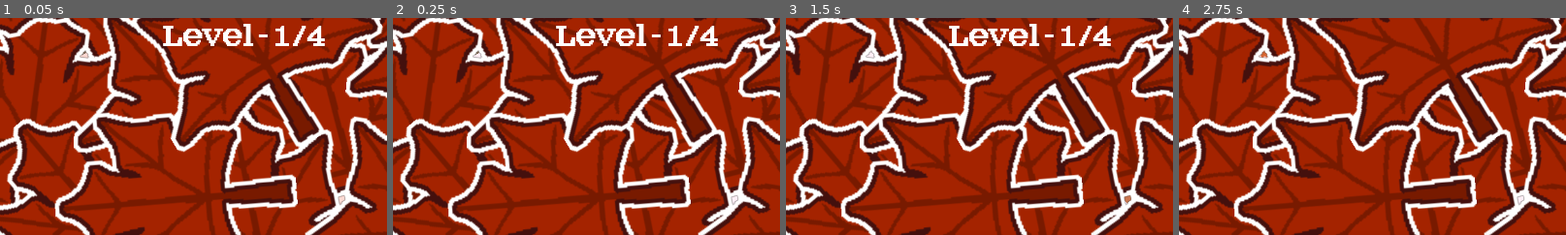
Above: before the commit, frames 1-4 (left to right).
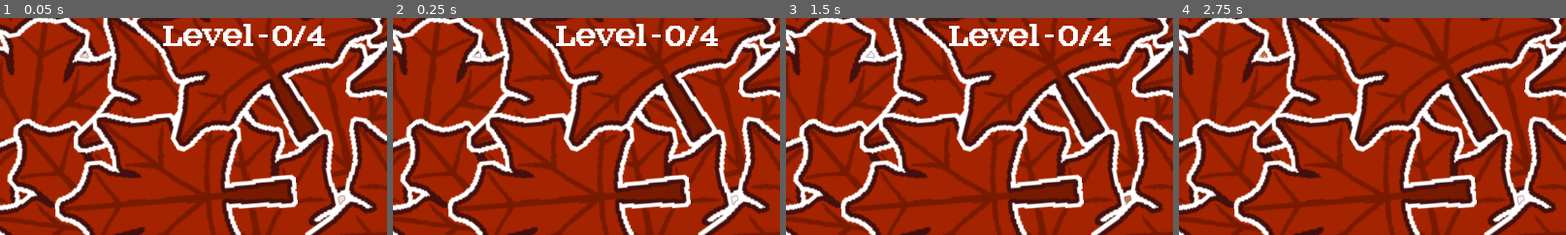
Above: after the commit, the same moments.

Repository: wewewer123/Cozy-Chaos-Fall-2025
Game: Godot game, scene res://scenes/world/Levels/Level4.tscn
Two runs of this game, one before a commit and one after it. Both use one fixed random seed, a clock stepped at 60 frames per second and the inputs below. This scene is started directly instead of the project's main scene.
Inputs (mouse positions are % of the whole screen's width and height, from its top left):
- Up to frame 1 (0.05 s): no input
- Up to frame 2 (0.25 s): no input
- Up to frame 3 (1.5 s): tap Enter at 0.5 s; move the mouse to (45, 70) at 0.52 s; hold D (right) from 0.53 s (still down); tap G (read_leaf) at 0.6 s; click (45, 70) at 0.67 s; tap H (read_lives) at 0.8, 1.35 s; tap Space at 1.25 s; move the mouse to (80, 65) at 1.27 s
- Up to frame 4 (2.75 s): tap G (read_leaf) at 1.55, 2.1 s; tap Enter at 2 s; move the mouse to (20, 35) at 2.02 s; release D (right) at 2.03 s; hold A (left) from 2.03 s (still down); tap H (read_lives) at 2.3 s
The pictures show only the part of the screen within x 19-68%, y 45-95%; the shares and areas given below are measured in that part.

The runs differ from the first frame. In frame 1, 0.3% of the frame differs, in the area x 70-76%, y 3-13%; in frame 2, 0.3%; in frame 3, 0.3%; in frame 4, nothing differs.

Commit message:
Clean Up Game Manager

Diff:
--- a/scripts/game/game_manager.gd
+++ b/scripts/game/game_manager.gd
@@ -1,7 +1,4 @@
 extends Node
-
-enum game_states { NULL, TUTORIAL, MENU, LEVEL1, LEVEL2, LEVEL3, LEVEL4, WIN }
-var _curren_game_state:game_states = game_states.NULL
 
 @export var transition:ITransition
 @export var mainMenuScene:PackedScene
@@ -13,16 +10,14 @@
 @export var winScene:PackedScene
 @export var ttsId:String
 
-var game_states_to_level
+enum game_states { NULL, TUTORIAL, MENU, LEVEL1, LEVEL2, LEVEL3, LEVEL4, WIN }
+var _curren_game_state:game_states = game_states.NULL
+var _game_states_to_level:Dictionary
 
-# scene related code
-var active_scene = null
+var _active_scene = null
 var _scene_container:Node = null
 
-var player:PlayerObject = null
-var curr_lane_spawner:Spawner = null
-var FIRST_LEVEL_INDEX = 1
-var current_level:int = FIRST_LEVEL_INDEX
+var current_level_index:int = 0
 
 var is_quickplay = false
 
@@ -31,7 +26,7 @@
 	if voices.size() > 0:
 		ttsId = voices[0].id
 
-	game_states_to_level = {
+	_game_states_to_level = {
 		game_states.NULL: null,
 		game_states.TUTORIAL: tutorial,
 		game_states.MENU: mainMenuScene,
@@ -44,21 +39,21 @@
 func _process(_delta: float) -> void:
 	if  Input.is_action_just_pressed("escape"):
 		return_to_main_menu()
+	if Input.is_action_just_pressed("next level"):
+		next_level()
 
-	if  Input.is_action_just_pressed("read_lives"):
-		var message = "You have "+str(player.curr_health)+" lives left."
-		DisplayServer.tts_speak(message, ttsId)
+func start_story_mode():
+	current_level_index = 0
+	is_quickplay = false
+	GameManager.set_state(game_states.TUTORIAL)
 
-	if  Input.is_action_just_pressed("read_leaf"):
-		var message = "You have collected "+str(player.leaf)+" leaves out of "+str(Globals.get_max_leaf_count())+"."
-		DisplayServer.tts_speak(message, ttsId)
-
-	if Input.is_action_just_pressed("next level"):
-		GameManager.next_level()
+func start_quickplay_mode():
+	current_level_index = 1
+	is_quickplay = true
+	GameManager.set_state(game_states.LEVEL1)
 
 func return_to_main_menu():
 	set_state(game_states.MENU)
-	current_level = FIRST_LEVEL_INDEX
 
 func set_scene_container(scene_container:Node) -> void:
 	assert( scene_container != null, "GameManager : scene_container must not be null")
@@ -72,7 +67,7 @@
 
 	await play_transition_fade_out_async()
 
-	var nextScene = game_states_to_level[new_state].instantiate()
+	var nextScene = _game_states_to_level[new_state].instantiate()
 	_set_new_scene.call_deferred(nextScene)
 
 func play_transition_fade_out_async():
@@ -84,20 +79,20 @@
 	await transition.faded_in
 
 func _set_new_scene(new_scene) -> void:
-	if active_scene != null:
-		active_scene.free()
-		active_scene = null
+	if _active_scene != null:
+		_active_scene.free()
+		_active_scene = null
 
-	active_scene = new_scene
-	_scene_container.add_child(active_scene)
+	_active_scene = new_scene
+	_scene_container.add_child(_active_scene)
 
 	await play_transition_fade_in_async()
 
 func next_level():
-	if current_level <= 3:
-		current_level += 1
+	if current_level_index <= 3:
+		current_level_index += 1
 
-		match  current_level:
+		match  current_level_index:
 			1:
 				set_state(GameManager.game_states.LEVEL1)
 			2:
--- a/scripts/player/player.gd
+++ b/scripts/player/player.gd
@@ -36,6 +36,12 @@
 		consume_movement(-1)
 	if Input.is_action_just_pressed("right"):
 		consume_movement(1)
+	if  Input.is_action_just_pressed("read_lives"):
+		var message = "You have "+str(curr_health)+" lives left."
+		DisplayServer.tts_speak(message, GameManager.ttsId)
+	if  Input.is_action_just_pressed("read_leaf"):
+		var message = "You have collected "+str(leaf)+" leaves out of "+str(Globals.get_max_leaf_count())+"."
+		DisplayServer.tts_speak(message, GameManager.ttsId)
 
 func consume_movement(direction: int) -> void:
 	var new_lane = curr_lane + sign(direction)
--- a/scripts/ui/menu.gd
+++ b/scripts/ui/menu.gd
@@ -11,14 +11,10 @@
 	get_tree().quit()
 
 func _on_start_pressed() -> void:
-	GameManager.current_level = 0
-	GameManager.is_quickplay = false
-	GameManager.set_state(GameManager.game_states.TUTORIAL)
+	GameManager.start_story_mode()
 
 func _on_visibility_changed() -> void:
 	$CenterContainer/MenuButtonList/Start.grab_focus()
 
 func _on_quickplay_pressed() -> void:
-	GameManager.current_level = 1
-	GameManager.is_quickplay = true
-	GameManager.set_state(GameManager.game_states.LEVEL1)
+	GameManager.start_quickplay_mode()
--- a/scripts/world/main.gd
+++ b/scripts/world/main.gd
@@ -11,10 +11,8 @@
 @onready var backgroundmusic:AudioStreamPlayer2D = $Backgroundmusic
 
 func _ready() -> void:
-	GameManager.player = player
-	GameManager.curr_lane_spawner = spawner
 
-	hud.init("Level - " + str(GameManager.current_level) + "/4")
+	hud.init("Level - " + str(GameManager.current_level_index) + "/4")
 	spawner.init(lane_object_parent, player_locator)
 	player.init(spawner)
 	player_locator.init(player)
--- a/scripts/world/tutorial.gd
+++ b/scripts/world/tutorial.gd
@@ -13,8 +13,6 @@
 @onready var hud:HUD = load("res://scenes/ui/ingame hud/HUD.tscn").instantiate()
 
 func _ready() -> void:
-	GameManager.player = _player
-	GameManager.curr_lane_spawner = _spawner
 
 	hud.init("Tutorial")
 	_spawner.init(lane_object_parent, _player_locator)
